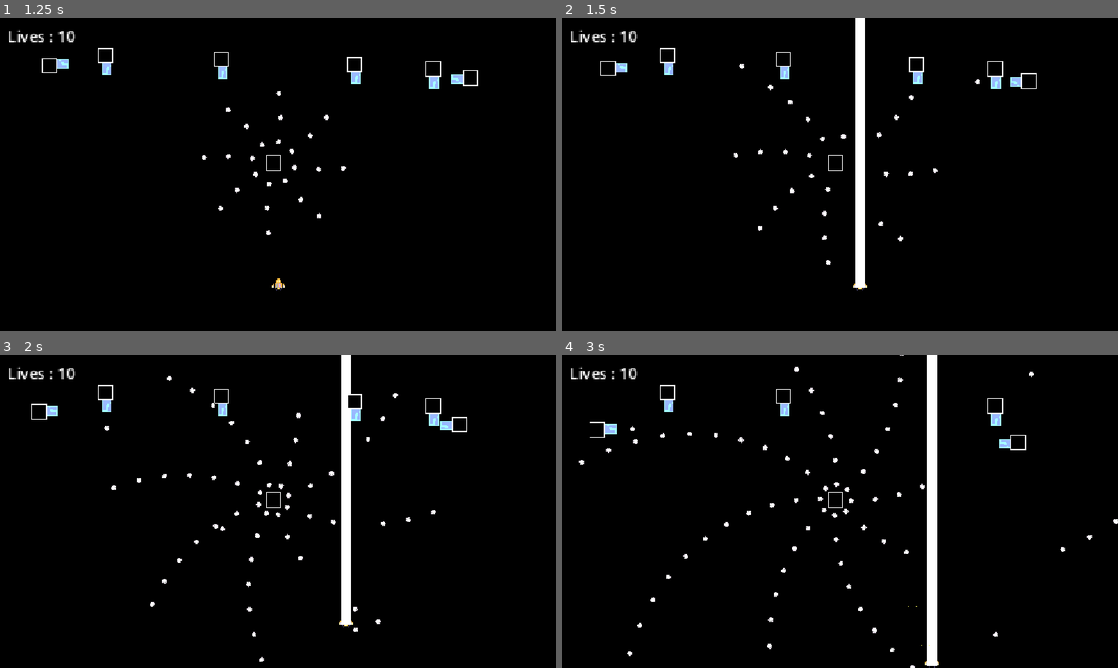
Above: before the commit, frames 1-4 (two rows, left to right).
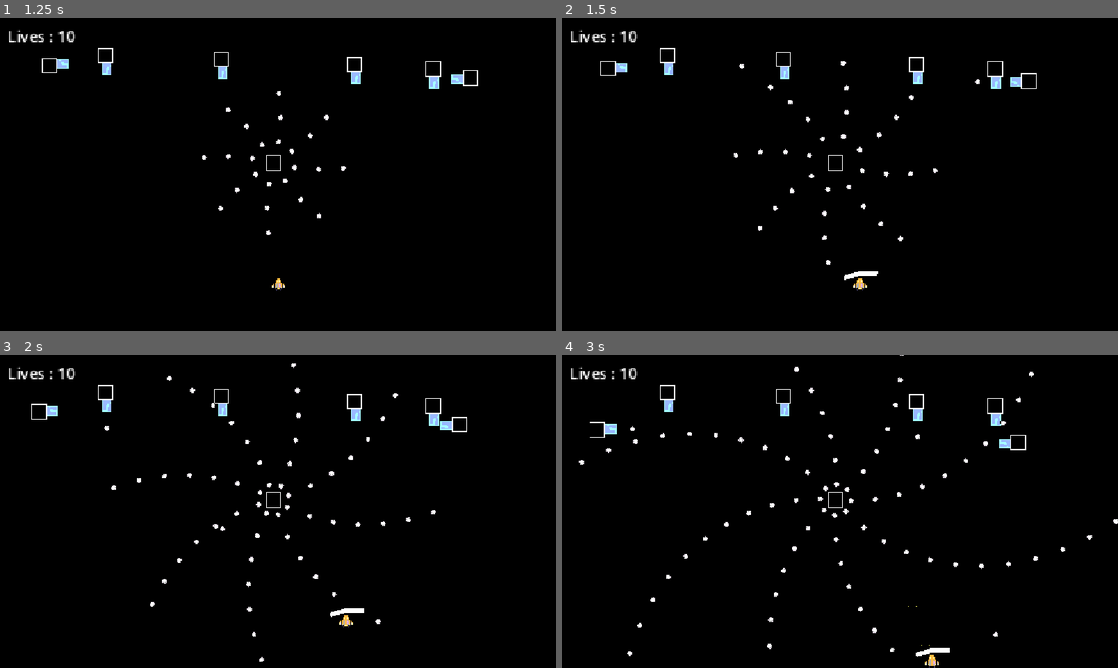
Above: after the commit, the same moments.

Repository: Draftier/Geometric-Invasion-CSS-497
Game: Godot game, scene res://scenes/UI/main_menu.tscn
The game is run twice, just before and just after one commit, with the same random seed, the same clock (stepped at 60 frames per second) and the same inputs.
Inputs:
- Up to frame 1 (1.25 s): click "Singleplayer" at 0.5 s
- Up to frame 2 (1.5 s): hold Right (right) from 1.28 s (still down); tap X (ability) at 1.35 s
- Up to frame 3 (2 s): keep holding Right (right)
- Up to frame 4 (3 s): release Right (right) at 2.03 s; hold Down (down) 2.03-2.78 s; tap X (ability) at 2.1 s; hold Right (right) from 2.78 s (still down); hold Z (shoot) from 2.78 s (still down)

Frame 1 is identical in both runs. In frame 2, 1.6% of the frame differs, in the area x 50-57%, y 0-87%; in frame 3, 1.6%; in frame 4, 2.1%, in the area x 62-86%, y 0-100%.

Commit message:
Made basic shield script

Diff:
--- a/geometric-invasion/resources/abilities/shield.tres
+++ b/geometric-invasion/resources/abilities/shield.tres
@@ -7,4 +7,5 @@
 script = ExtResource("2_j72ck")
 ability_name = "shield"
 ability_scene = ExtResource("1_j2s4t")
+active_time = 5.0
 metadata/_custom_type_script = "uid://dnq5eqlemi7n0"
--- a/geometric-invasion/scenes/Ability/shield_ability.tscn
+++ b/geometric-invasion/scenes/Ability/shield_ability.tscn
@@ -1,11 +1,13 @@
 [gd_scene format=3 uid="uid://ry7sdp1yowic"]
 
 [ext_resource type="PackedScene" uid="uid://wccxcd2hq02v" path="res://scenes/Ability/ability_base.tscn" id="1_ww1nf"]
-[ext_resource type="Resource" uid="uid://djauqcfsnn51a" path="res://resources/abilities/shield.tres" id="2_m8n1s"]
+[ext_resource type="Script" uid="uid://cjhgw8af0l7xx" path="res://scripts/ability/ability_shield.gd" id="2_m8n1s"]
 [ext_resource type="Script" uid="uid://dhan5ja6q4fjx" path="res://scripts/hurt_and_hit_box/hitbox.gd" id="2_uqwh8"]
+[ext_resource type="Resource" uid="uid://djauqcfsnn51a" path="res://resources/abilities/shield.tres" id="3_m8n1s"]
 
 [node name="ability_shield" unique_id=1059193591 instance=ExtResource("1_ww1nf")]
-data = ExtResource("2_m8n1s")
+script = ExtResource("2_m8n1s")
+data = ExtResource("3_m8n1s")
 
 [node name="Polygon2D" type="Polygon2D" parent="." index="0" unique_id=1338341271]
 polygon = PackedVector2Array(-17, -8, -1, -13, 19, -13, 18, -8, 0, -8, -16, -4)
--- a/geometric-invasion/scenes/game.tscn
+++ b/geometric-invasion/scenes/game.tscn
@@ -7,7 +7,7 @@
 [ext_resource type="PackedScene" uid="uid://bpouseiggfiit" path="res://scenes/Enemy/fixed_shoot_enemy.tscn" id="6_gee14"]
 [ext_resource type="PackedScene" uid="uid://u1mg53l5kgsv" path="res://scenes/Player/player_default_shooting_style.tscn" id="6_u5sy4"]
 [ext_resource type="Script" uid="uid://dviw3iwulqtp" path="res://scripts/player/player_class.gd" id="7_gee14"]
-[ext_resource type="PackedScene" uid="uid://k1v15hxm7uxj" path="res://scenes/Ability/ability_laser.tscn" id="8_0tnpc"]
+[ext_resource type="PackedScene" uid="uid://ry7sdp1yowic" path="res://scenes/Ability/shield_ability.tscn" id="8_0tnpc"]
 [ext_resource type="PackedScene" uid="uid://cu4vxxsdf4l7r" path="res://scenes/Enemy/rotater_shoot_enemy.tscn" id="8_gee14"]
 
 [sub_resource type="TileSetAtlasSource" id="TileSetAtlasSource_iywne"]
--- a/geometric-invasion/scripts/ability/ability_base.gd
+++ b/geometric-invasion/scripts/ability/ability_base.gd
@@ -4,7 +4,6 @@
 
 @export var data : Ability_Resource
 @export var is_charged : bool = true
-
 
 var is_active : bool = false
 
--- a/geometric-invasion/scripts/ability/ability_laser.gd
+++ b/geometric-invasion/scripts/ability/ability_laser.gd
@@ -42,12 +42,9 @@
 	hitbox.monitorable = is_active
 	hitbox.monitoring = is_active
 
-	self.visible = true
 
 func discharge() -> void:
 	super.discharge()
-
-	self.visible = false
 
 	hitbox.monitorable = is_active
 	hitbox.monitoring = is_active
--- /dev/null
+++ b/geometric-invasion/scripts/ability/ability_shield.gd
@@ -0,0 +1,13 @@
+extends Ability
+
+@onready var hitbox: Hitbox = $Polygon2D/Hitbox
+
+func _ready() -> void:
+	super._ready()
+
+	hitbox.monitorable = is_active
+	hitbox.monitoring = is_active
+
+func fire_ability(delta : float) -> void:
+	hitbox.monitorable = is_active
+	hitbox.monitoring = is_active
Not shown, added: geometric-invasion/scripts/ability/ability_shield.gd.uid
